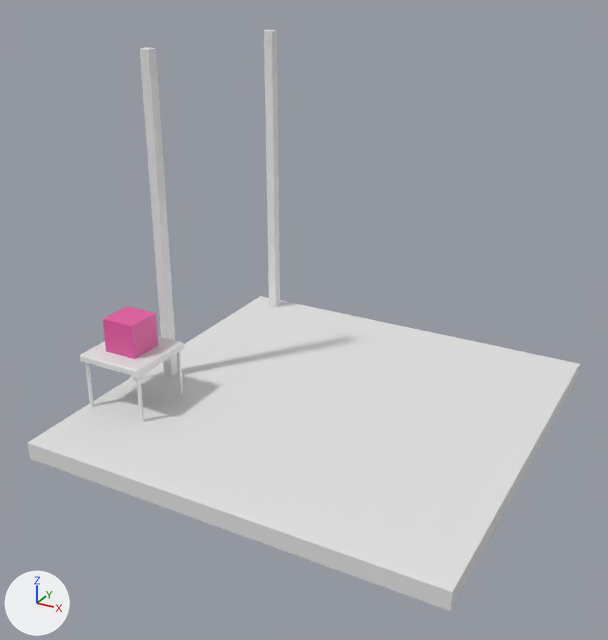
The Blender file static/model-03/model-03.blend: old version first, new version second.
One viewpoint serves both versions: a 50 mm camera at (6.6, -12.96, 8.08) aimed at (-0.17, -0.66, 1.93). The axes (+X, +Y, +Z) are drawn at lower left. The lights are the same throughout.

Objects in the first picture: 'Cube', 'Floor', 'Leg.001', 'Leg.002', 'Leg.003', 'Pole', 'Pole.001', 'Tabletop'.
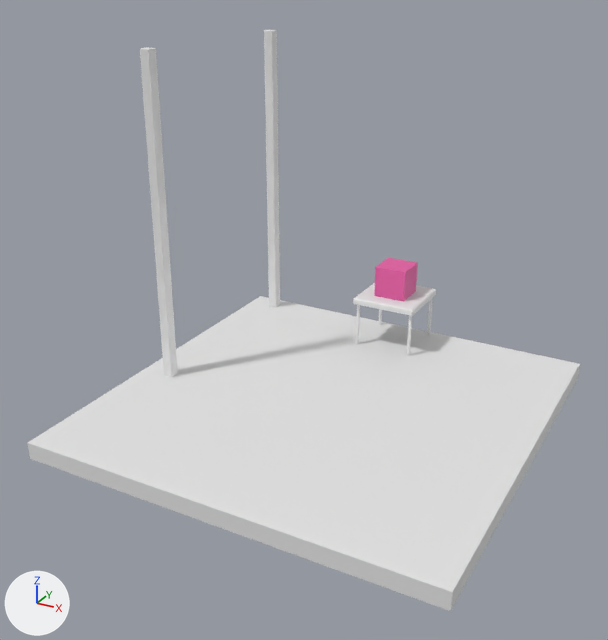
What differs and where, as boxes [x1, y1, x2, y2] in the pictures (608 x 640 px):
'Cube', moved
    before: [103, 306, 158, 359]
    after: [374, 258, 418, 302]
'Tabletop', moved
    before: [80, 336, 184, 377]
    after: [353, 283, 436, 316]
'Leg.002', moved
    before: [136, 377, 144, 422]
    after: [407, 315, 412, 356]
'Leg.001', moved
    before: [85, 363, 94, 407]
    after: [356, 305, 360, 344]
'Leg.003', moved
    before: [177, 351, 183, 395]
    after: [427, 299, 432, 335]
'Leg', moved
    before: [131, 376, 135, 381]
    after: [378, 309, 382, 325]

What the commit changed:
Object 'Tabletop' (ob_tabletop) moves from (-3.29, -1.79, 1.05) to (0.0, 3.22, 1.05).
Object 'Cube' (ob_cube) moves from (-3.29, -1.79, 1.44) to (0.0, 3.22, 1.44).
Object 'Leg.002' (ob_leg_002) moves from (-2.67, -2.4, 0.98) to (0.62, 2.61, 0.98).
Object 'Leg.003' (ob_leg_003) moves from (-2.67, -1.18, 0.98) to (0.62, 3.83, 0.98).
Object 'Leg' (ob_leg) moves from (-3.88, -1.18, 0.98) to (-0.6, 3.83, 0.98).
Object 'Leg.001' (ob_leg_001) moves from (-3.88, -2.41, 0.98) to (-0.6, 2.6, 0.98).
